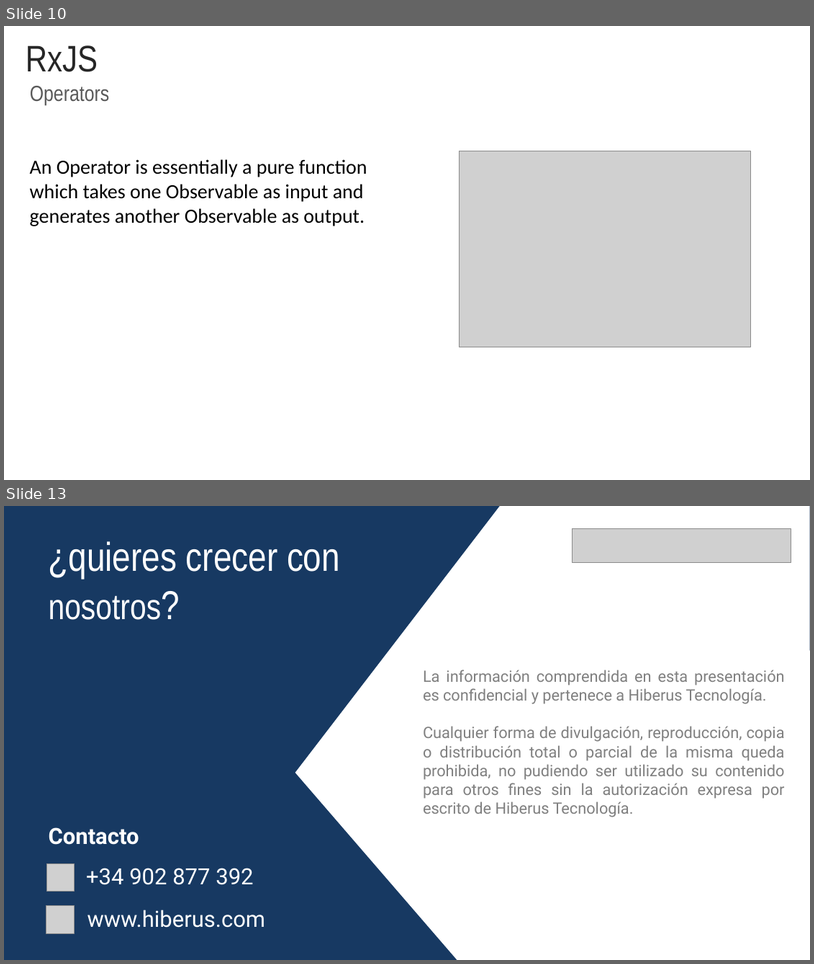
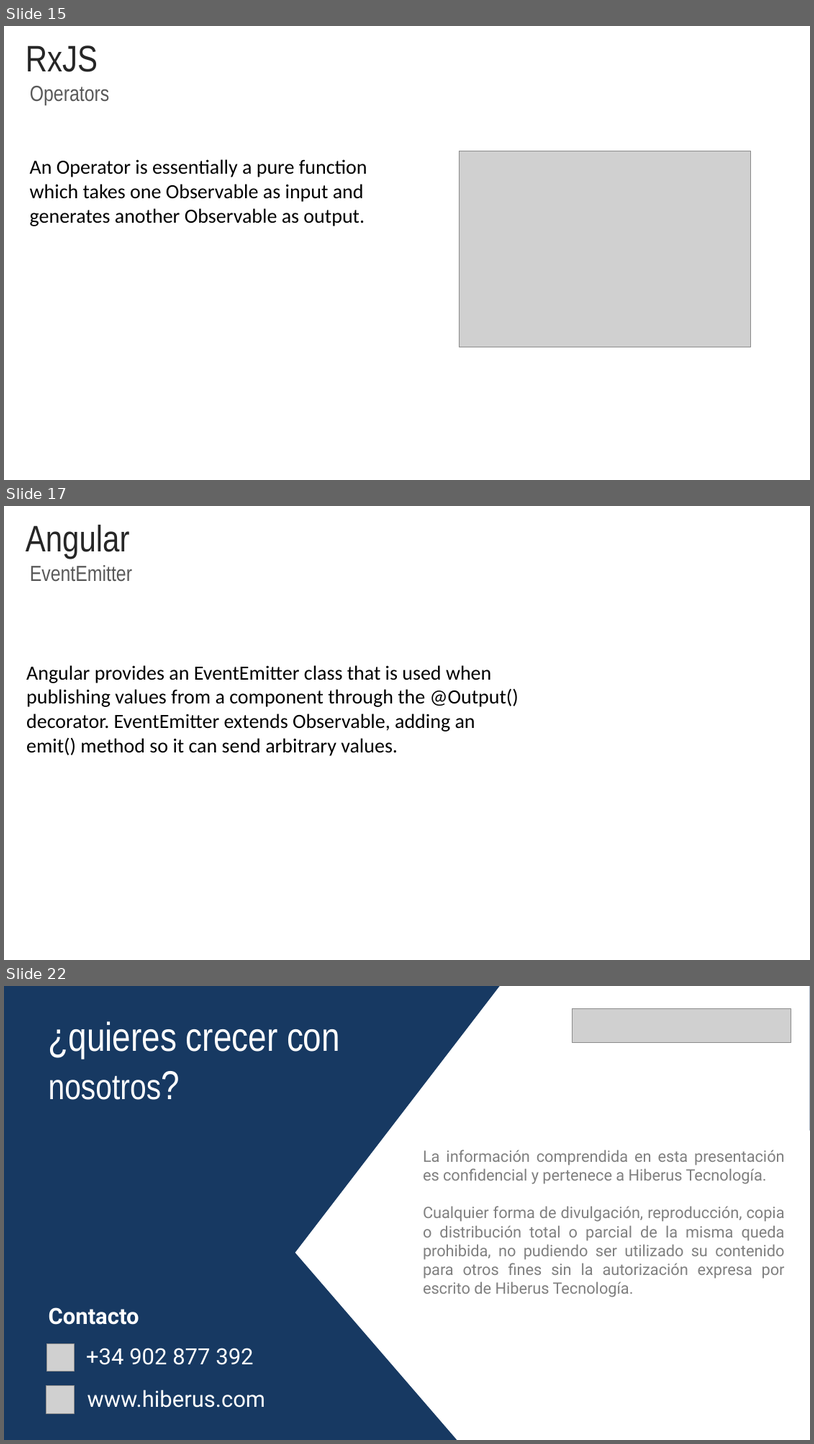
Before and after one commit to rached193/AngularWorkshop-20181116, a slide deck: 04_flow_events/04_flow_events.pptx. Shown one above the other, each under a label of ours: slides 10 and 13 before the commit, slides 15, 17 and 22 after it; the slides between them are not shown. The pictures are 814x964 and 814x1444 pixels, drawn with LibreOffice and Linux fonts; fonts in the diff are those of the drawing; grey boxes stand for pictures; background and template pictures are left out. Boxes give left, top, right and bottom in pixels: in the first picture for what was removed or moved away, otherwise in the second. Text is boxed around its words. In the diff, an @@ line names an element or a change of style, - is before the commit and + after.

```diff
--- a/04_flow_events/04_flow_events.pptx
+++ b/04_flow_events/04_flow_events.pptx
@@ slide 17 added at (x1=4, y1=506, x2=810, y2=960), background #FFFFFF @@
@@ title added at (x1=26, y1=525, x2=130, y2=559), 44 pt, text #262626 @@
+Angular
@@ text added at (x1=30, y1=565, x2=132, y2=582), 26 pt, text #595959 @@
+EventEmitter
@@ text added at (x1=26, y1=665, x2=519, y2=756), 24 pt, text #000000 @@
+Angular provides an EventEmitter class that is used when publishing values from a component through the @Output() decorator. EventEmitter extends Observable, adding an emit() method so it can send arbitrary values.
@@ what was slide 10 is now slide 15 @@
@@ what was slide 13 is now slide 22 @@
```
Also in this commit, not shown: 1 slide changed, 10 other slides added, 2 slides removed, 15 other files.
